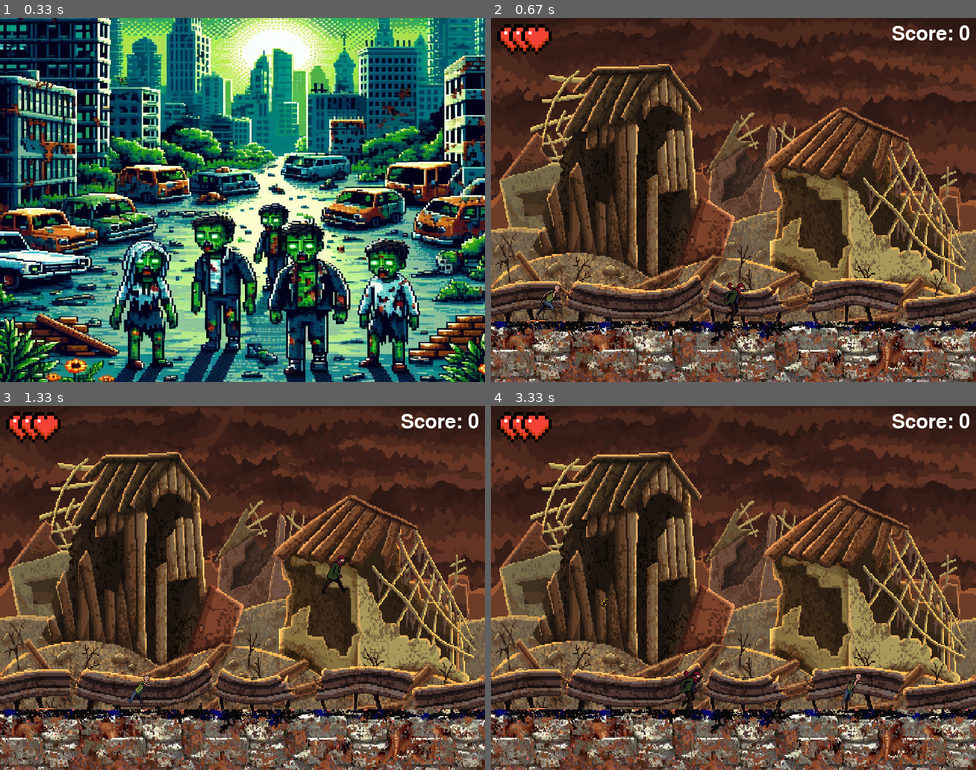
Above: before the commit, frames 1-4 (two rows, left to right).
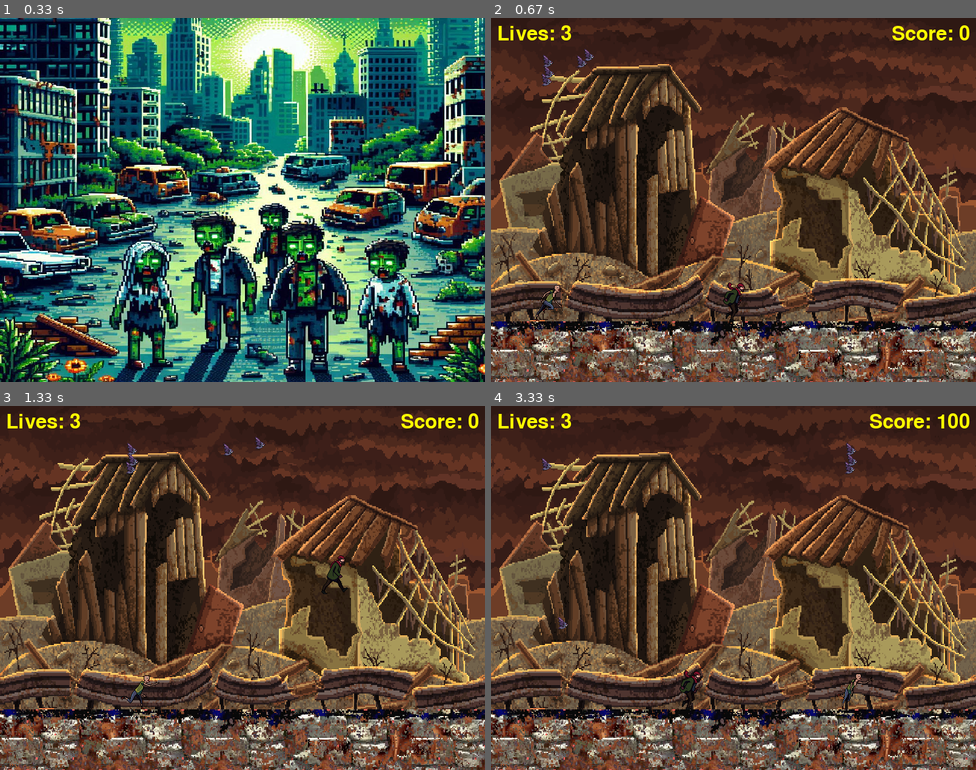
Above: after the commit, the same moments.

Repository: Correia1500/Pygame
Game: pygame game, started from main.py
Two runs of this game, one before a commit and one after it. Both use one fixed random seed, a clock stepped at 60 frames per second and the inputs below.
Inputs:
- Up to frame 1 (0.33 s): no input
- Up to frame 2 (0.67 s): tap Space at 0.33 s
- Up to frame 3 (1.33 s): hold Space 0.67-1.13 s; hold Right 0.67-1.13 s; hold Right from 1.17 s (still down); tap Space at 1.23 s
- Up to frame 4 (3.33 s): tap Space at 1.53, 1.73, 2.03, 2.23, 2.53, 2.8, 3.1, 3.23 s; release Right at 1.63 s; hold Left 1.67-2.13 s; hold Left 2.17-2.7 s; tap A at 2.32 s; hold Left 2.73-3.13 s; hold Right from 3.17 s (still down)

Frame 1 is identical in both runs. In frame 2, 1.3% of the frame differs, in the area x 1-99%, y 1-19%; in frame 3, 1.2%; in frame 4, 1.5%, in the area x 1-99%, y 1-62%.

Commit message:
sonoplastia na main e organização

Diff:
--- a/game_screen.py
+++ b/game_screen.py
@@ -24,32 +24,32 @@
     beer_img = pygame.image.load("assets/img/beer.png").convert_alpha()
     beer_img = pygame.transform.scale(beer_img, (20, 20))
 
-    lives_img=pygame.image.load("assets/img/coracao.png")
-    lives_img = pygame.transform.scale(lives_img, (50, 50))
-
     # Carrega os sons do jogo
-    pygame.mixer.music.load("assets/snd/tgfcoder-FrozenJam-SeamlessLoop.ogg") #musica de fundo
+    pygame.mixer.music.load("assets/snd/muvibeat8_130bpm.mp3") #musica de fundo
     pygame.mixer.music.set_volume(0.4)
-    pew_sound = pygame.mixer.Sound("assets/snd/pew.wav") #som do tiro
-    collide_sound = pygame.mixer.Sound("assets/snd/expl6.wav") #som da colisão
-
+    beer_sound = pygame.mixer.Sound("assets/snd/glass_clink.mp3") #som do tiro
+    collide_sound = pygame.mixer.Sound("assets/snd/glass_hit.mp3") #som da colisão
+    jump_sound = pygame.mixer.Sound("assets/snd/jump.mp3")
     # Criando um grupo de beers
     all_sprites = pygame.sprite.Group()
     all_beers = pygame.sprite.Group()
     all_zombies = pygame.sprite.Group()
     all_bats = pygame.sprite.Group()
 
-
     # Criando o jogador
     sprites = load_sprites_homeless()
-    player = Homeless(all_sprites, all_beers, beer_img, pew_sound)
+    player = Homeless(all_sprites, all_beers, beer_img, beer_sound)
     all_sprites.add(player)
     # Criando os zumbies
     for i in range(1):
         z = Zombie()
         all_sprites.add(z)
         all_zombies.add(z)
-
+    # Criando os morcegos
+    for i in range(5):
+        b = Bat()
+        all_sprites.add(b)
+        all_bats.add(b)
 
     DONE = 0
     PLAYING = 1
@@ -59,7 +59,6 @@
     score = 0 #Pontuação do jogador
     lives = 3 #Vidas do jogador
 
-
         # ===== Loop principal =====
     pygame.mixer.music.play(-1) #inicia a musica de fundo
 
@@ -67,18 +66,6 @@
 
     while state != DONE:
         clock.tick(FPS)
-
-        if score ==5000:
-            # Criando os morcegos
-            if len(all_bats)<=0:
-
-                for i in range(5):
-
-                    b = Bat()
-                    all_sprites.add(b)
-                    all_bats.add(b)
-
-
 
         # ----- Trata eventos
         for event in pygame.event.get():
@@ -96,6 +83,7 @@
                     if event.key == pygame.K_SPACE and player.on_ground:
                         player.speedy= -20
                         player.on_ground = False
+                        jump_sound.play()
                     if event.key == pygame.K_a:
                         player.shoot()
                 if event.type == pygame.KEYUP:
@@ -154,21 +142,26 @@
                     all_bats.add(b)
 
             #Verifica colisão do jogador com os zumbis
-            hits = pygame.sprite.spritecollide(player, all_zombies, True)
+            hits = pygame.sprite.spritecollide(player, all_zombies, False)
             if hits:
                 collide_sound.play()
                 lives -= 1
-                if lives<=0:
+                if lives > 0:
+                    player.rect.x = 700
+                    player.rect.y = HEIGHT - 195
+                else:
                     state = DONE
                     print("Game Over")
 
-
             #Verifica colisão do jogador com os morcegos
-            hits = pygame.sprite.spritecollide(player, all_bats, True)
+            hits = pygame.sprite.spritecollide(player, all_bats, False)
             if hits:
                 collide_sound.play()
                 lives -= 1
-                if lives<=0:
+                if lives > 0:
+                    player.rect.x = 700
+                    player.rect.y = HEIGHT - 195
+                else:
                     state = DONE
                     print("Game Over")
 
@@ -178,18 +171,6 @@
         #Desenha o fundo e as plataformas
         window.blit(background_img, (background_x, 0))
         window.blit(background_img, (background_x + WIDTH, 0))
-        if lives==3:
-            window.blit(lives_img, (10, 10))
-            window.blit(lives_img, (30, 10))
-            window.blit(lives_img, (50, 10))
-        elif lives ==2:
-            window.blit(lives_img, (10, 10))
-            window.blit(lives_img, (30, 10))
-        elif lives ==1:
-            window.blit(lives_img, (10, 10))
-
-
-
 
 
         if background_x <= -WIDTH:
@@ -201,19 +182,13 @@
         all_sprites.draw(window)  #Desenha o jogador na tela
 
         #Desenhando o score
-        score_text = font.render(f'Score: {score}', True, (255, 255, 255))
+        score_text = font.render(f'Score: {score}', True, (255, 255, 0))
         window.blit(score_text, (WIDTH - score_text.get_width() - 10, 10))
         #Desenhando as vidas
-
-
-
-
-
+        lives_text = font.render(f'Lives: {lives}', True, (255, 255, 0))
+        window.blit(lives_text, (10, 10))
         #atualiza a tela
         pygame.display.update() # Mostra o novo frame para o jogador
-
-
-    return QUIT, score
-
+    return QUIT
     #Finaliza o pygame
     pygame.quit()
--- a/init_screen.py
+++ b/init_screen.py
@@ -9,9 +9,8 @@
     clock = pygame.time.Clock()
 
     # Carrega o fundo da tela inicial
-
-    tela_inicial = pygame.image.load(path.join('assets/img/inicio.jpg')).convert()
-    tela_inicial = pygame.transform.scale(tela_inicial, (WIDTH, HEIGHT))
+    tela_inicial = pygame.image.load(path.join('assets/img', 'inicio.jpg')).convert()
+    tela_inicial= pygame.transform.scale(tela_inicial, (WIDTH, HEIGHT))
     tela_inicial_rect = tela_inicial.get_rect()
 
     running = True
@@ -44,19 +43,12 @@
     clock = pygame.time.Clock()
 
     # Carrega o fundo da tela inicial
-    background = pygame.image.load(path.join('assets/img/game_over.png')).convert()
-    background= pygame.transform.scale(background, (WIDTH, HEIGHT))
-    background_rect = background.get_rect()
+    t_final = pygame.image.load(path.join('assets/img', 'game_over.jpg')).convert()
+    t_final= pygame.transform.scale(t_final, (WIDTH, HEIGHT))
+    final_rect = t_final.get_rect()
 
     running = True
     state = INIT
-
-    font = pygame.font.SysFont(None, 48)
-    with open('score.txt', 'r') as archive:
-            record = int(archive.read())
-    text= record
-    text = font.render(f'maior record:{record} ', True, (255, 0, 0))
-
 
     while running:
         # Ajusta a velocidade do jogo.
@@ -70,12 +62,3 @@
             if event.type == pygame.KEYUP:
                 state = GAME
                 running = False
-
-        # A cada loop, redesenha o fundo e os sprites
-        window.fill(BLACK)
-        window.blit(background, background_rect)
-        window.blit(text, (250, 100))
-
-        # Depois de desenhar tudo, inverte o display.
-        pygame.display.flip()
-    return state
Not shown, removed: assets/snd/expl3.wav
Not shown, removed: assets/snd/expl6.wav
Not shown, removed: assets/snd/pew.wav
Not shown, removed: assets/snd/tgfcoder-FrozenJam-SeamlessLoop.ogg
